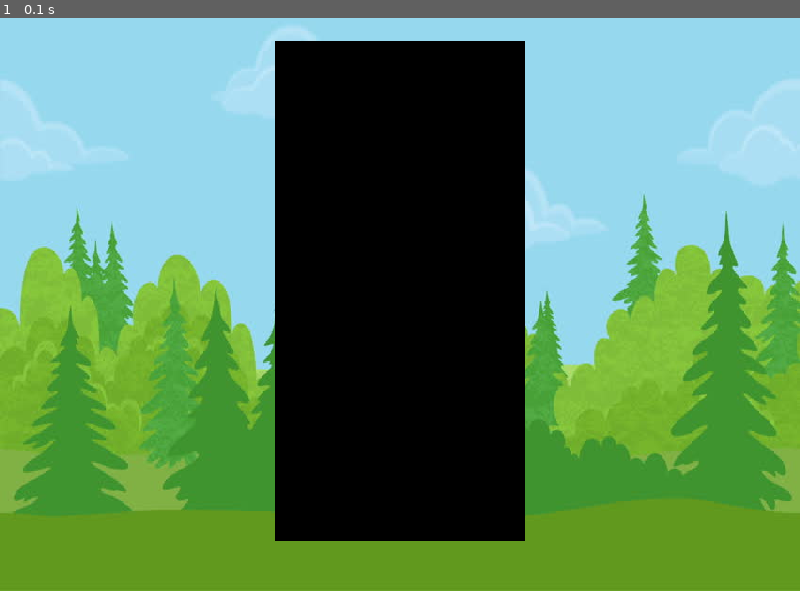
Above: before the commit, frame 1.
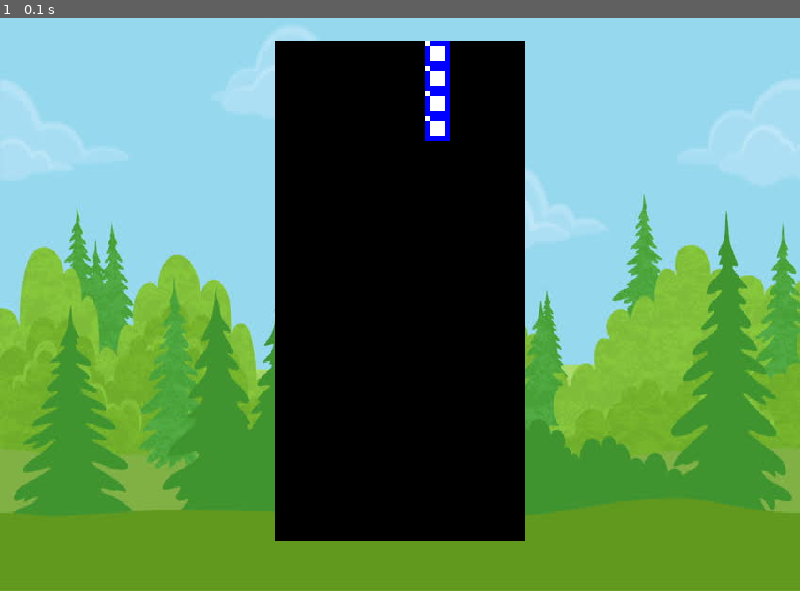
Above: after the commit, the same moment.

Repository: AlderAutomation/PyTetris
Game: pygame game, started from mainapp.py
Two runs of this game, one before a commit and one after it. Both use one fixed random seed, a clock stepped at 60 frames per second and the inputs below.
Inputs:
- Up to frame 1 (0.1 s): no input

The runs differ from the first frame. In frame 1, 0.5% of the frame differs, in the area x 53-57%, y 4-22%.

Commit message:
shuffle file structure. add block. trying to get blocks to display properly

Diff:
--- a/mainapp.py
+++ b/mainapp.py
@@ -10,7 +10,7 @@
 win_x = 800
 win_y = 600
 win = pygame.display.set_mode((win_x, win_y))
-bg = pygame.image.load("assets/forrest.png")
+bg = pygame.image.load("assets/pics/forrest.png")
 bg = pygame.transform.scale(bg, (win_x, win_y))
 pygame.display.set_caption("PyTetris")
 run = True
@@ -18,16 +18,26 @@
 
 # Shapes
 Z = [['.....',
+      '.....',
       '.00..',
-      '..00.'],
-     ['...0.',
       '..00.',
-      '..0..']]
+      '.....'],
+     ['.....',
+      '..0..',
+      '.00..',
+      '.0...',
+      '.....']]
 
-I = [['.....'],
-     ['.0000'],
-     ['.....']]
-
+I = [['..0..',
+      '..0..',
+      '..0..',
+      '..0..',
+      '.....'],
+     ['.....',
+      '0000.',
+      '.....',
+      '.....',
+      '.....']]
 
 class piece():
     def __init__(self, shape_input) -> None:
@@ -37,16 +47,17 @@
         self.y = 50
         self.rotation = 0
 
-    def draw_piece(self):
-        if self.shape == "z":
-            self.shape = Z
+        if self.shape == Z:
+            self.block = pygame.image.load("assets/pics/z_l_block.png")
+        elif self.shape == I:
+            self.block = pygame.image.load("assets/pics/t_i_block.png")
         else:
             pass
 
 def redraw_win():
     win.blit(bg, (0,0))
     draw_play_area()
-    active_piece.draw_piece()
+    draw_piece()
     pygame.display.update()
 
 
@@ -57,23 +68,38 @@
     play_hieght = 500
     pygame.draw.rect(win, (0,0,0), (play_x, play_y, play_width, play_hieght))
 
-shapes_list = [Z, I]
 
-shape_input = "z"
-active_piece = piece(shape_input)
+def convert_shape(shape):
+    positions = []
+    formatt = shape.shape[shape.rotation % len(shape.shape)]
 
-for i in active_piece.shape:
-    for j in i:
-        print (j)
+    for i, line in enumerate(formatt):
+        row = list(line)
+        for j, column in enumerate(row):
+            if column == '0':
+                positions.append((shape.x + (j * 25), shape.y + (i * 25)))
+
+    return positions
+
+
+shapes = [Z, I]
+active_piece = piece(random.choice(shapes))
+
+shape_pos = convert_shape(active_piece)
+
+def draw_piece():
+    for i in range(len(shape_pos)):
+        x, y = shape_pos[i]
+        win.blit(active_piece.block, (x,y))
 
 
 def music():
     pygame.mixer.init()
-    pygame.mixer.music.load("assets/music1.wav")
-    pygame.mixer.music.play()
+    pygame.mixer.music.load("assets/audio/music1.wav")
+    pygame.mixer.music.play(-1)
 
 
-music()
+# music()
 while run:
     clock.tick(60)
 
Renamed: assets/forrest.png -> assets/pics/forrest.png
Renamed: assets/o_block.png -> assets/pics/o_block.png
Binary file added: assets/pics/s_j_block.png
Renamed: assets/t_i_block.png -> assets/pics/t_i_block.png
Binary file added: assets/pics/z_l_block.png
Renamed: assets/NES_right_Hand_Roatation.webp -> info/NES_right_Hand_Roatation.webp
Renamed: assets/Screenshot from 2021-09-20 20-42-13.png -> info/Screenshot from 2021-09-20 20-42-13.png
Not shown, changed: info/notes.txt
Not shown, added: assets/audio/music1.wav
